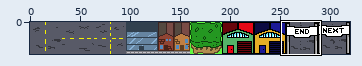
Edited in one commit: sprite sheet (static/backgrounds/draw_tiles.png). Above, an overview of the earlier version with the close-up marked.
Close-up. Before:
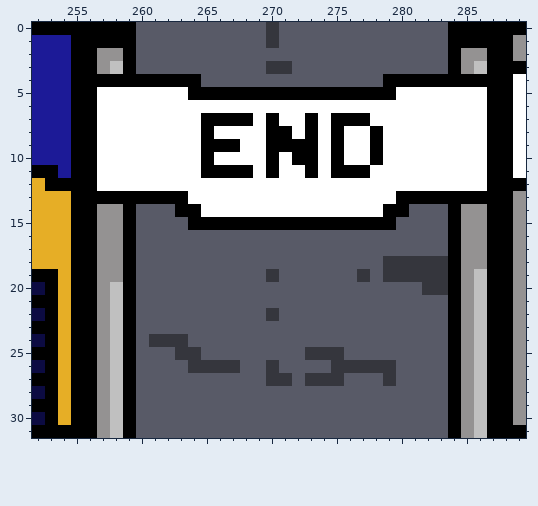
The file is 320x32 pixels. Colours within 5 levels of each other are drawn and written as one. Shown: x 252..289, y 0..31.
Now the later version:
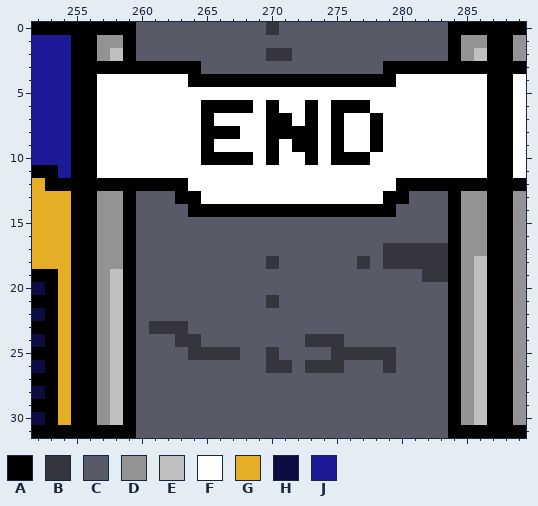
Palette (. is transparent): A #000000  B #35363d  C #585a67  D #949292  E #c0c0c0  F #ffffff  G #e6ae26  H #0c0b42  J #1c1a97
What changed:
Changed rows in their new state; - is an unchanged pixel.
first column x 257:
 1 DD-----------C--------------DD
 2 -E-----------BB--------------E
 3 AA-AAAAA-----CC-------AAAAA-AA
 4 FFFFFFF-AAAAAAAAAAAAAA-FFFFFFF
 5 -------FFFFFFFFFFFFFFFF-------
 6 --------AAAA-A--A-AAA---------
 7 ---------FFF--A----FFA--------
 8 ---------AA----A--------------
 9 ---------FF---F---------------
10 ---------AAA---F---AAF--------
11 --------FFFF-F--F-FFF---------
12 AAAAAAA----------------AAAAAAA
13 DD-CCC-A--------------A-CCC-DD
14 ------C-AAAAAAAAAAAAAA-C------
15 -------CCCCCCCCCCCCCCCC-------
17 ----------------------BBBBB---
18 -------------B------B--------E
19 -E-----------C------C-CCC-----
20 -------------------------CC---
21 -------------B----------------
22 -------------C----------------
23 ----BBB-----------------------
24 ----CC-B--------BBB-----------
25 ------C-BBB--B--CC-BBBB-------
26 -------CCCC---B-BB-CCC--------
27 -------------CC-CCC---C-------
first column x 257:
31 AA--------------------------AA
Pixel boxes of the changes (left, top, right, bottom) in both close-ups:
changed: (97, 35, 487, 386)
changed: (97, 425, 123, 438)
changed: (461, 425, 487, 438)
